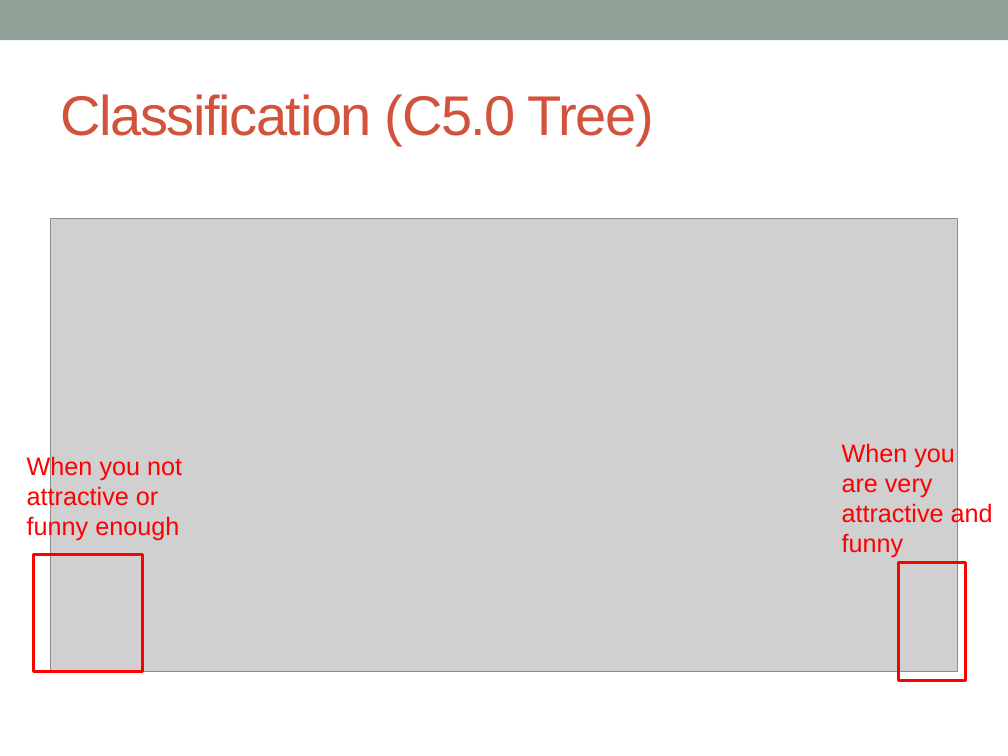
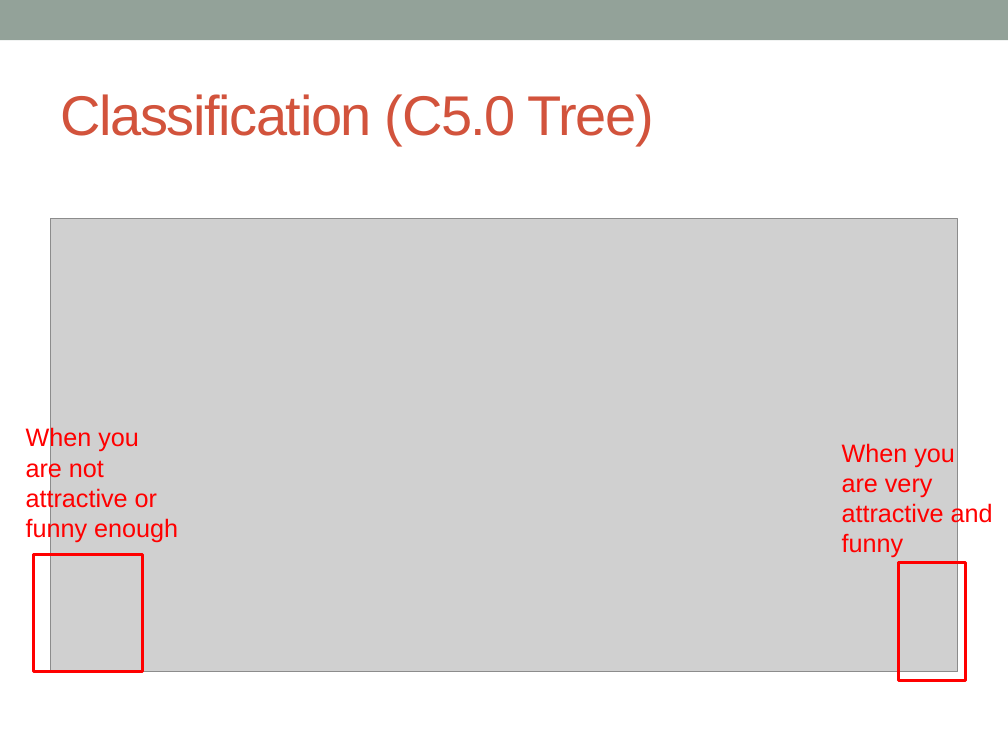
Before and after one commit to jonathanbae/4559Project1, a slide deck: slide 5 of baej.lih.project-1 Presentation.pptx. Drawn at 1008x756 pixels with LibreOffice and Linux fonts; fonts in the diff are those of the drawing; grey boxes stand for pictures. Boxes give left, top, right and bottom in pixels: in the first picture for what was removed or moved away, otherwise in the second. Text is boxed around its words. In the diff, an @@ line names an element or a change of style, - is before the commit and + after.

Commit message:
grammar change

```diff
--- a/baej.lih.project-1 Presentation.pptx
+++ b/baej.lih.project-1 Presentation.pptx
@@ text at [26, 426, 178, 543]: text changed @@
-When you not attractive or funny enough
+When you are not attractive or funny enough
```
